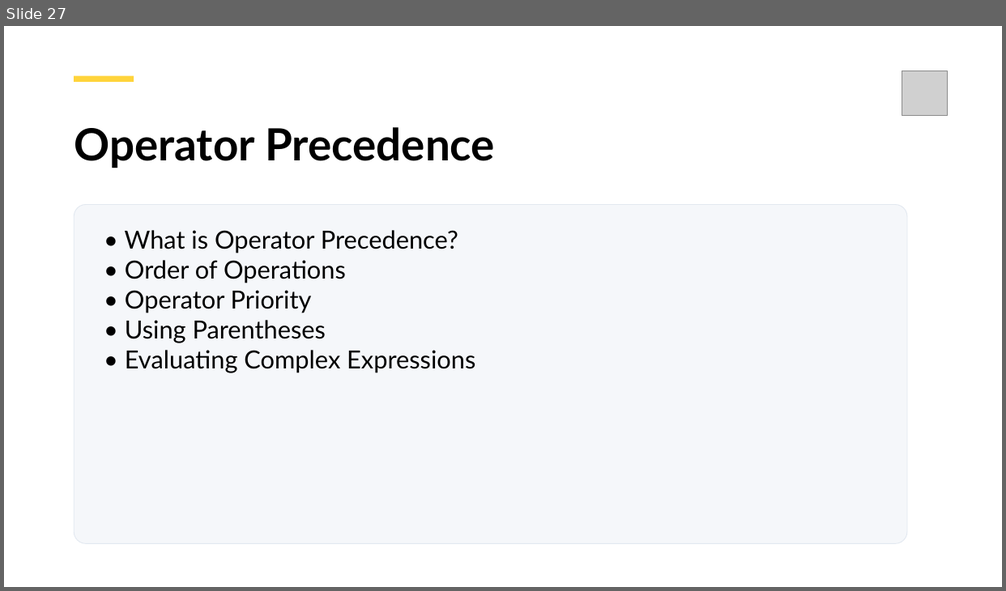
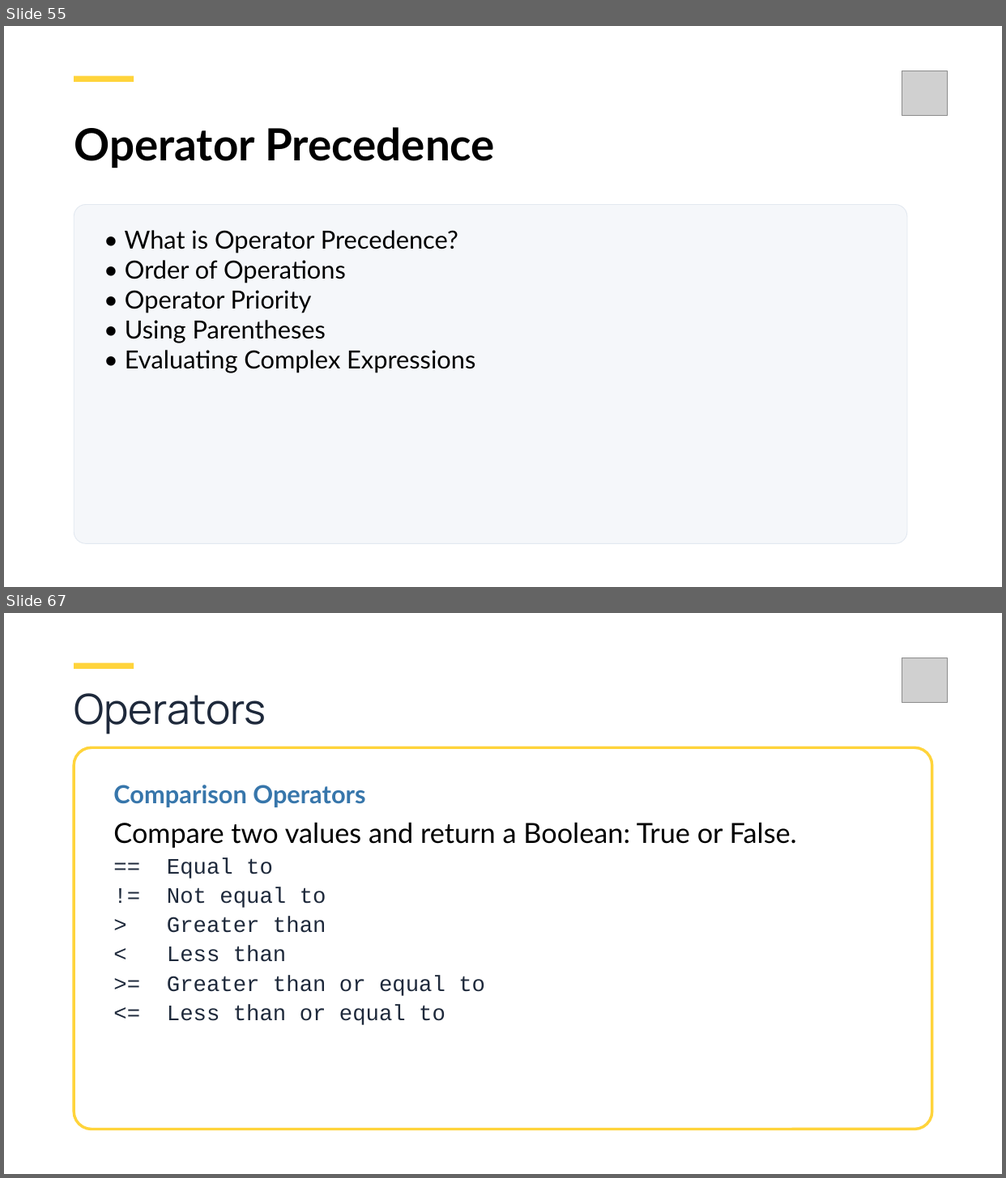
Before and after one commit to aamir-naseem88/Learn-Python, a slide deck: Python_Course.pptx. Shown one above the other, each under a label of ours: slide 27 before the commit, slides 55 and 67 after it; the slides between them are not shown. The pictures are 1006x591 and 1006x1178 pixels, drawn with LibreOffice and Linux fonts; fonts in the diff are those of the drawing; grey boxes stand for pictures; background and template pictures are left out. Boxes give left, top, right and bottom in pixels: in the first picture for what was removed or moved away, otherwise in the second. Text is boxed around its words. In the diff, an @@ line names an element or a change of style, - is before the commit and + after.

```diff
--- a/Python_Course.pptx
+++ b/Python_Course.pptx
@@ slide 67 added at box(4, 613, 1002, 1174), background #FFFFFF; not listed: 1 template element that a slide beside it also shows @@
@@ picture added at box(902, 658, 947, 703) @@
@@ rectangle added at box(74, 663, 134, 669), fill #FFD43B @@
@@ text added at box(74, 693, 266, 735), 30 pt, text #1E293B @@
+Operators
@@ rounded rectangle added at box(74, 747, 932, 1130), fill #FFFFFF, outline #FFD43B 2 pt @@
@@ text added at box(113, 785, 365, 807), 18 pt, text #3776AB, bold @@
+Comparison Operators
@@ text added at box(113, 822, 797, 1025), 16 pt, text #1E293B @@
+Compare two values and return a Boolean: True or False.
+== Equal to
+!= Not equal to
+> Greater than
+< Less than
+>= Greater than or equal to
+<= Less than or equal to
@@ what was slide 27 is now slide 55 @@
```
Also in this commit, not shown: 161 other slides added, 2 other files.
